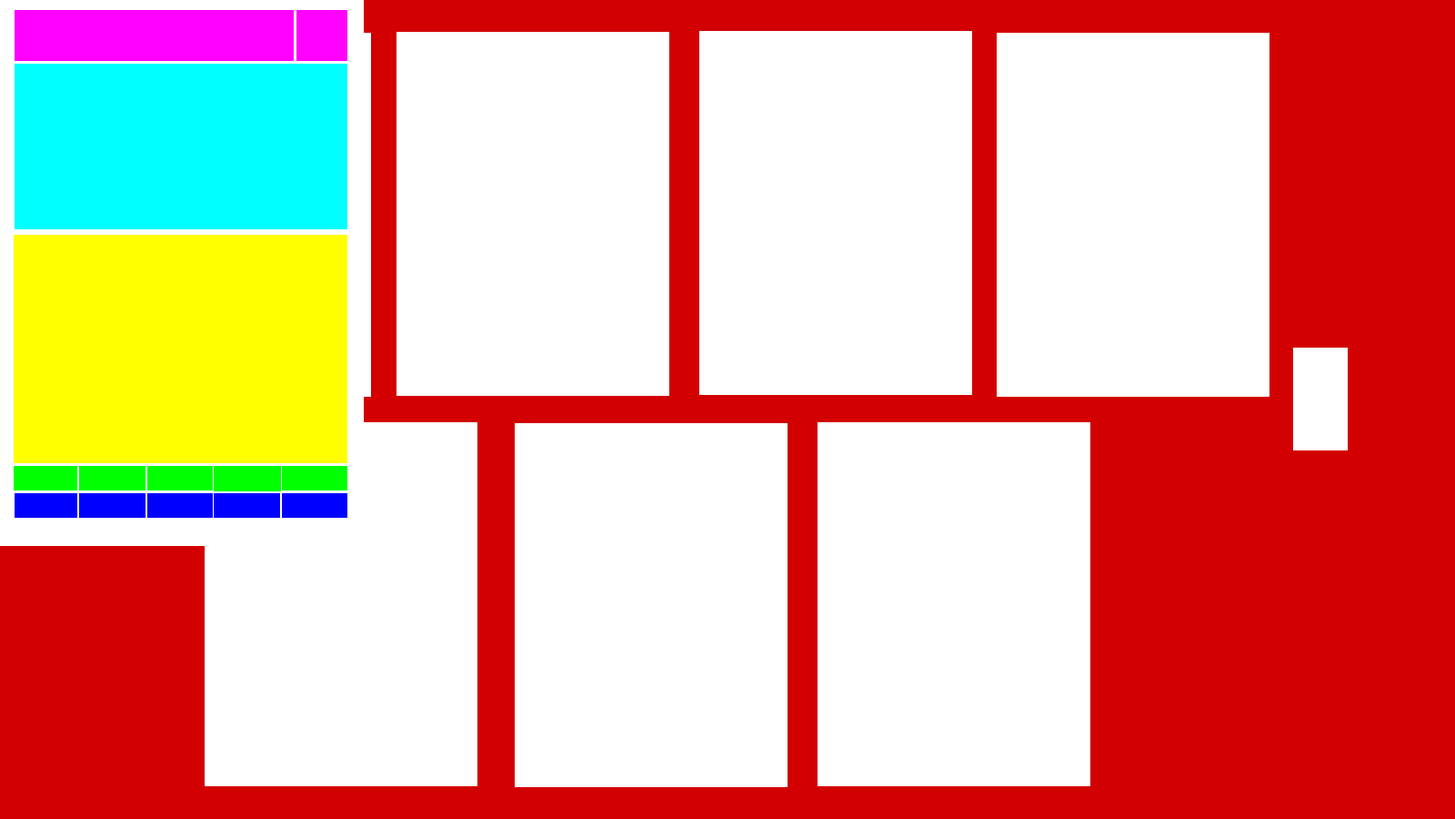
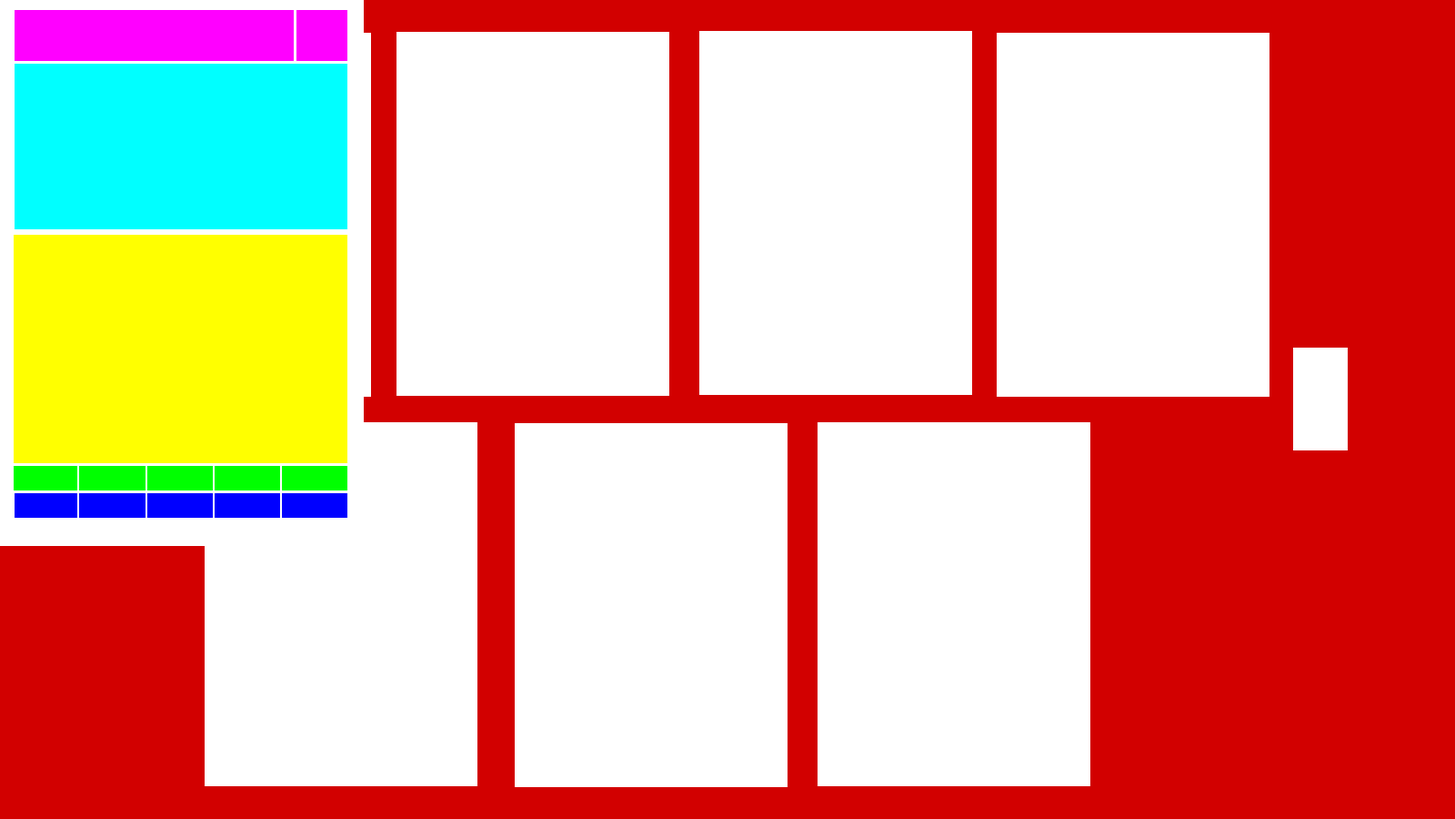
Layer changes from the first w=1455, h=819 image to the second:
painted on "value" (2nd of 5, in "templates" › "template_intervention_card" › "protection_table" › "p3") over [213, 492, 215, 518]
painted on "heading" (2nd of 5, in "templates" › "template_intervention_card" › "protection_table" › "p3") over [213, 465, 282, 492]
